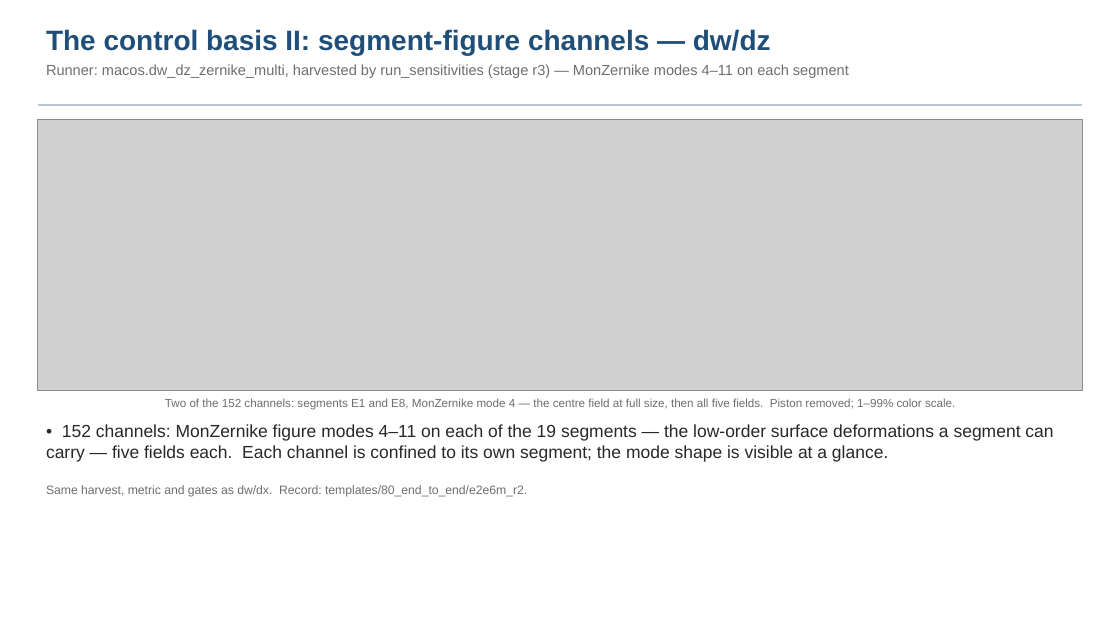
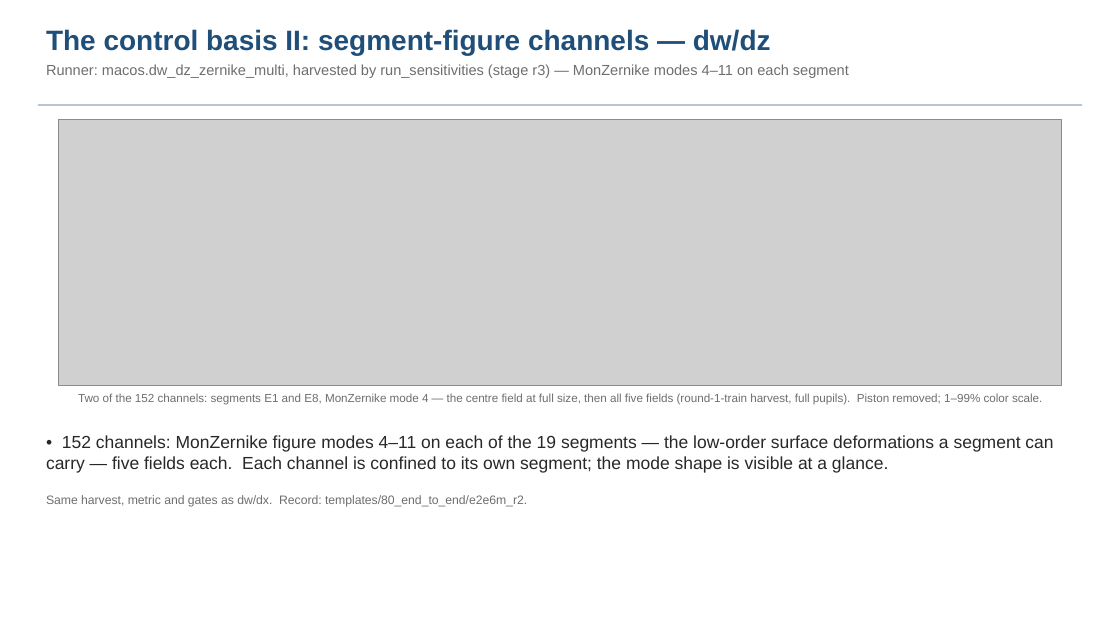
Before and after one commit to nasa-jpl/macos, a slide deck: slide 23 of demo_session/baseline_pass3.pptx. Drawn at 1120x630 pixels with LibreOffice and Linux fonts; fonts in the diff are those of the drawing; grey boxes stand for pictures. Boxes give left, top, right and bottom in pixels: in the first picture for what was removed or moved away, otherwise in the second. Text is boxed around its words. In the diff, an @@ line names an element or a change of style, - is before the commit and + after.

```diff
--- a/demo_session/baseline_pass3.pptx
+++ b/demo_session/baseline_pass3.pptx
@@ picture: place and size @@
-picture at [38,119,1082,390]
+picture at [59,119,1062,386]
@@ text at [78,393,1042,405]: text changed @@
-Two of the 152 channels: segments E1 and E8, MonZernike mode 4 — the centre field at full size, then all five fields. Piston removed; 1–99% color scale.
+Two of the 152 channels: segments E1 and E8, MonZernike mode 4 — the centre field at full size, then all five fields (round-1-train harvest, full pupils). Piston removed; 1–99% color scale.
@@ text "• 152 channels: MonZernike figure ...": place and size @@
-text "• 152 channels: MonZernike figure ..." at [46,424,1053,462]
+text "• 152 channels: MonZernike figure ..." at [46,435,1053,473]
@@ text "Same harvest, metric and gates ...": place and size @@
-text "Same harvest, metric and gates ..." at [46,485,527,497]
+text "Same harvest, metric and gates ..." at [46,495,527,507]
```
Also in this commit, not shown: 2 other slides changed, 7 other files.
